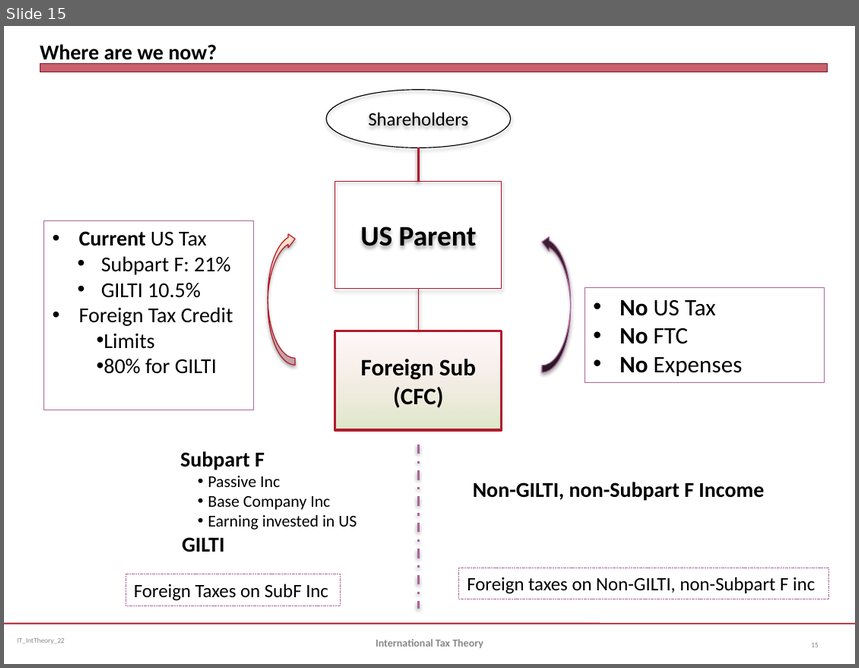
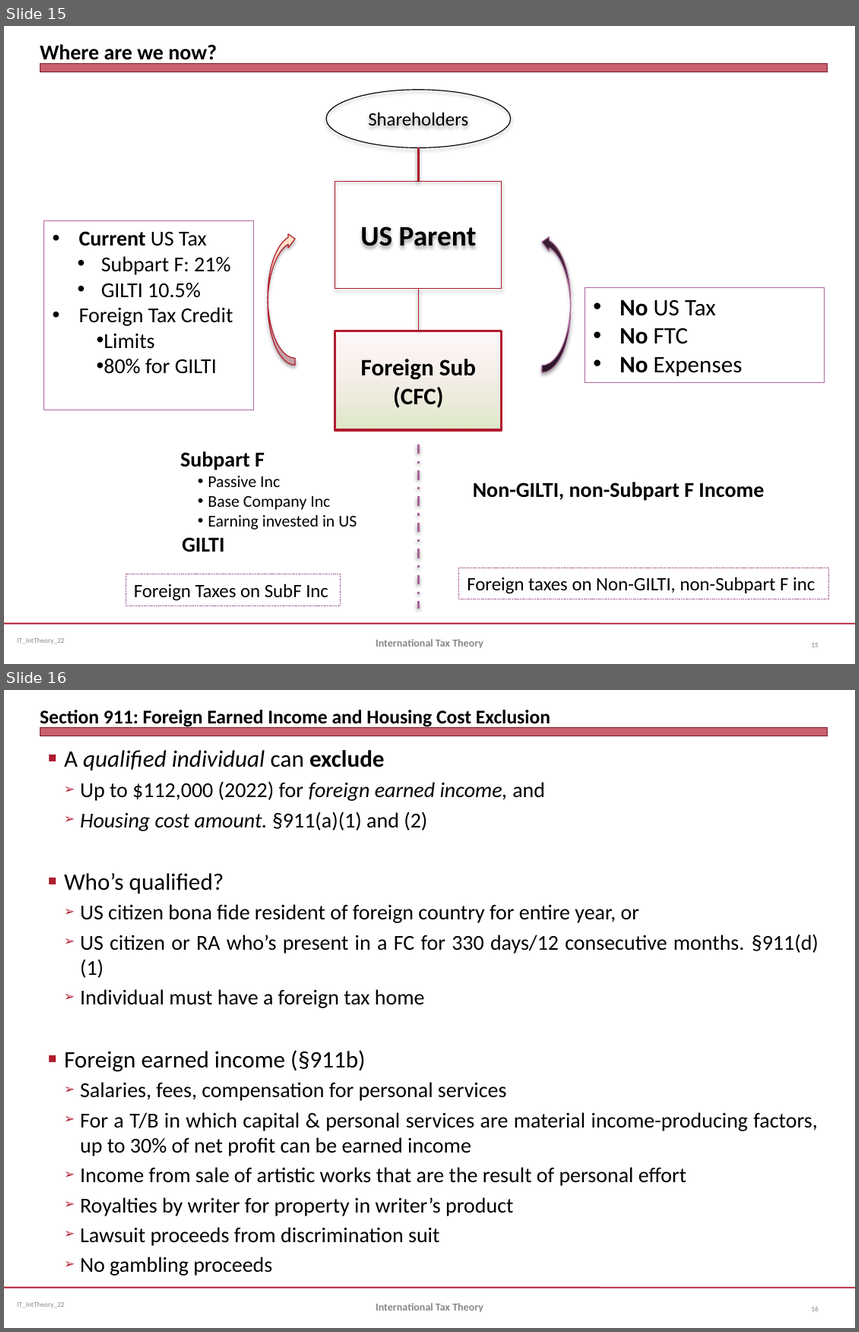
Before and after one commit to jmc877/International-Tax, a slide deck: irspractice/IT_Int_Theory_22.pptx. Shown one above the other, each under a label of ours: slide 15 before the commit, slides 15 and 16 after it. The pictures are 859x668 and 859x1332 pixels, drawn with LibreOffice and Linux fonts; fonts in the diff are those of the drawing. Boxes give left, top, right and bottom in pixels: in the first picture for what was removed or moved away, otherwise in the second. Text is boxed around its words. In the diff, an @@ line names an element or a change of style, - is before the commit and + after.

```diff
--- a/irspractice/IT_Int_Theory_22.pptx
+++ b/irspractice/IT_Int_Theory_22.pptx
@@ slide 16 added at <box>4,690,855,1328</box>, background #FFFFFF; not listed: 3 template elements that a slide beside it also shows @@
@@ title added at <box>40,710,550,728</box>, 16.5 pt, text #000000, bold @@
+Section 911: Foreign Earned Income and Housing Cost Exclusion
@@ text added at <box>64,750,819,1276</box>, 18 pt, text #000000 @@
+■ A qualified individual can exclude
+  ➢ Up to $112,000 (2022) for foreign earned income, and
+  ➢ Housing cost amount. §911(a)(1) and (2)
+■ Who’s qualified?
+  ➢ US citizen bona fide resident of foreign country for entire year, or
+  ➢ US citizen or RA who’s present in a FC for 330 days/12 consecutive months. §911(d)(1)
+  ➢ Individual must have a foreign tax home
+■ Foreign earned income (§911b)
+  ➢ Salaries, fees, compensation for personal services
+  ➢ For a T/B in which capital & personal services are material income-producing factors, up to 30% of net profit can be earned income
+  ➢ Income from sale of artistic works that are the result of personal effort
+  ➢ Royalties by writer for property in writer’s product
+  ➢ Lawsuit proceeds from discrimination suit
+  ➢ No gambling proceeds
@@ text added at <box>376,1303,484,1312</box>, 9 pt, text #898989, bold @@
+International Tax Theory
@@ page number added at <box>811,1307,818,1312</box>, 6 pt, text #808080 @@
+16
```
Also in this commit, not shown: 5 other slides added, 2 other files.
